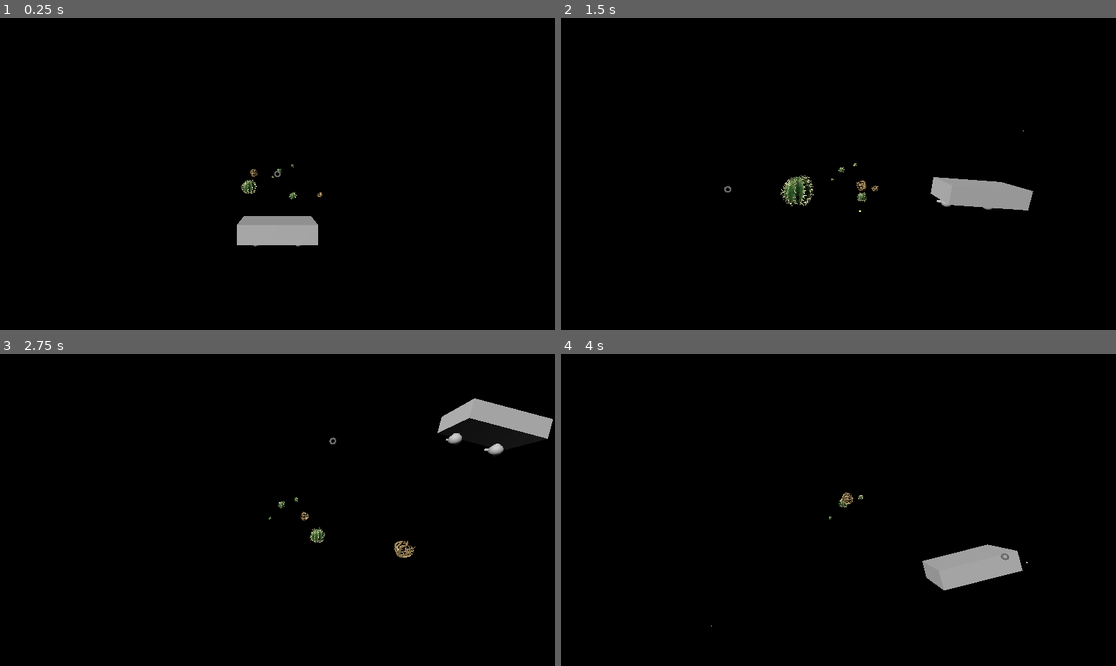
Above: before the commit, frames 1-4 (two rows, left to right).
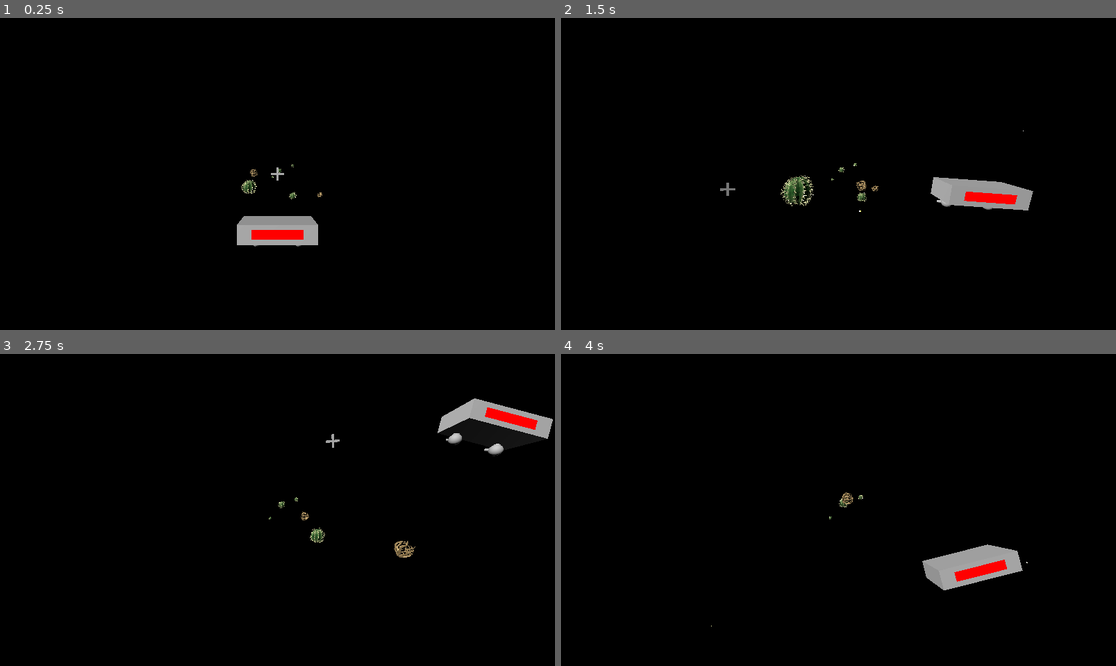
Above: after the commit, the same moments.

Repository: bonkybub/godot_wild_jam_93
Game: Godot game, scene res://Scenes/main.tscn
Same seed, same stepped clock (60 frames per second), same inputs: the game is played once before the commit and once after it.
Inputs (mouse positions are in pixels of both pictures, inside the frame that each line leads up to):
- Up to frame 1 (0.25 s): no input
- Up to frame 2 (1.5 s): move the mouse to (960, 158) at 0.52 s; hold D (roll_right) 0.53-1.28 s; click (960, 158) at 0.6 s; move the mouse to (727, 189) at 1.27 s; hold W (pitch_down) from 1.28 s (still down); click (727, 189) at 1.35 s
- Up to frame 3 (2.75 s): move the mouse to (333, 441) at 2.02 s; release W (pitch_down) at 2.03 s; hold D (roll_right) from 2.03 s (still down); click (333, 441) at 2.1 s
- Up to frame 4 (4 s): move the mouse to (810, 572) at 2.77 s; release D (roll_right) at 2.78 s; hold S (pitch_up) 2.78-3.53 s; click (810, 572) at 2.85 s; move the mouse to (1005, 556) at 3.52 s; hold A (roll_left) from 3.53 s (still down); click (1005, 556) at 3.6 s

The runs differ from the first frame. In frame 1, 0.3% of the frame differs, in the area x 45-55%, y 47-72%; in frame 2, 0.3%; in frame 3, 0.3%, in the area x 58-97%, y 17-31%; in frame 4, 0.3%.

Commit message:
Health Bar
~ Added Health bar and logic
~ organized player script a little, More regions :))

Diff:
--- a/godot-wild-jam-93/Scenes/main.tscn
+++ b/godot-wild-jam-93/Scenes/main.tscn
@@ -22,6 +22,19 @@
 
 [sub_resource type="CylinderMesh" id="CylinderMesh_kry3j"]
 
+[sub_resource type="ViewportTexture" id="ViewportTexture_21xkr"]
+viewport_path = NodePath("Player Mover/Player/Model_Test/HealthBar/SubViewport")
+
+[sub_resource type="StyleBoxFlat" id="StyleBoxFlat_6bp64"]
+bg_color = Color(0.6, 0.6, 0.6, 0.5019608)
+border_width_bottom = 3
+border_color = Color(0.31140125, 0.31140125, 0.31140125, 1)
+
+[sub_resource type="StyleBoxFlat" id="StyleBoxFlat_344ge"]
+bg_color = Color(1, 0, 0, 1)
+border_width_bottom = 3
+border_color = Color(0.7490196, 0, 0, 1)
+
 [sub_resource type="BoxShape3D" id="BoxShape3D_7u77a"]
 size = Vector3(1.9961243, 0.501709, 1)
 
@@ -32,6 +45,8 @@
 no_depth_test = true
 shading_mode = 0
 albedo_color = Color(0.4149491, 0.4149491, 0.4149491, 1)
+
+[sub_resource type="BoxMesh" id="BoxMesh_21xkr"]
 
 [node name="Main" type="Node3D" unique_id=702117852 groups=["enemy"]]
 
@@ -95,6 +110,22 @@
 transform = Transform3D(1, 0, 0, 0, 1.0000006, 0, 0, 0, 1.0000006, 0, 0, -0.836)
 gizmo_extents = 0.16
 
+[node name="HealthBar" type="Sprite3D" parent="Player Mover/Player/Model_Test" unique_id=83223273]
+transform = Transform3D(1, 0, 0, 0, 1, 0, 0, 0, 1, 0, 0, 0.5005493)
+texture = SubResource("ViewportTexture_21xkr")
+
+[node name="SubViewport" type="SubViewport" parent="Player Mover/Player/Model_Test/HealthBar" unique_id=1953284040]
+transparent_bg = true
+size = Vector2i(128, 24)
+
+[node name="ProgressBar" type="ProgressBar" parent="Player Mover/Player/Model_Test/HealthBar/SubViewport" unique_id=307604091]
+offset_right = 128.0
+offset_bottom = 27.0
+theme_override_styles/background = SubResource("StyleBoxFlat_6bp64")
+theme_override_styles/fill = SubResource("StyleBoxFlat_344ge")
+value = 50.0
+show_percentage = false
+
 [node name="CollisionShape3D" type="CollisionShape3D" parent="Player Mover/Player" unique_id=815884888]
 transform = Transform3D(1, 0, 0, 0, 1, 0, 0, 0, 1, 0.001083374, -0.00036621094, 0)
 shape = SubResource("BoxShape3D_7u77a")
@@ -104,8 +135,17 @@
 
 [node name="MeshInstance3D" type="MeshInstance3D" parent="Player Mover/Player/AimReticle" unique_id=619737909]
 transform = Transform3D(0.25, 0, 0, 0, -3.344039e-09, -0.25, 0, 0.076502696, -1.0927847e-08, 0, 0, 0)
+visible = false
 mesh = SubResource("TorusMesh_kry3j")
 surface_material_override/0 = SubResource("StandardMaterial3D_kry3j")
+
+[node name="Vertical" type="MeshInstance3D" parent="Player Mover/Player/AimReticle" unique_id=328988969]
+transform = Transform3D(0.17168099, 0, 0, 0, 1, 0, 0, 0, 0.024954319, 0, 0, 0)
+mesh = SubResource("BoxMesh_21xkr")
+
+[node name="Horizontal" type="MeshInstance3D" parent="Player Mover/Player/AimReticle" unique_id=346728911]
+transform = Transform3D(-7.504414e-09, 0.99999994, 0, -0.17168099, -4.371139e-08, 0, 0, 0, 0.024954319, 0, 0, 0)
+mesh = SubResource("BoxMesh_21xkr")
 
 [node name="Cactus Ball" parent="." unique_id=1430593807 instance=ExtResource("3_8gbba")]
 transform = Transform3D(1, 0, 0, 0, 1, 0, 0, 0, 1, -0.9504727, 1.1827958, -7.5649095)
--- a/godot-wild-jam-93/Scripts/Character/player.gd
+++ b/godot-wild-jam-93/Scripts/Character/player.gd
@@ -16,6 +16,8 @@
 @export var max_pitch_degrees: float = 15.0
 @export var rotation_smooth_speed: float = 6.0
 
+@export var max_health: int = 100
+var current_health: int
 
 @export var aim_plane_distance: float = 10.0
 
@@ -30,19 +32,26 @@
 @onready var gun_right: Node3D = $Model_Test/GunArm_Right/GunBase_Right
 
 @onready var aim_reticle: Node3D = $AimReticle
+
+@onready var health_bar: ProgressBar = $Model_Test/HealthBar/SubViewport/ProgressBar
 #endregion
 
 #region Conditions
 var shoot_from_left: bool = true
-
+var is_dead: bool = false
 #endregion
 
 
-#func _ready() -> void:
+func _ready() -> void:
 	# Keeping this off just to make testing easier
 	#Input.mouse_mode = Input.MOUSE_MODE_CONFINED
 
+	current_health = max_health
+	update_health_bar()
+
 func _physics_process(delta: float) -> void:
+#region Movement
+
 	var input_dir := Input.get_vector("roll_left", "roll_right", "pitch_up", "pitch_down")
 	var direction := Vector3(input_dir.x, input_dir.y, 0).normalized()
 
@@ -59,6 +68,7 @@
 	position.y = clamp(position.y, MIN_Y, MAX_Y)
 
 	update_ship_rotation(input_dir, delta)
+#endregion
 	update_gun_aim()
 	handle_shooting()
 
@@ -70,18 +80,34 @@
 	ship_model.rotation.x = lerp_angle(ship_model.rotation.x, target_pitch, rotation_smooth_speed * delta)
 	ship_model.rotation.z = lerp_angle(ship_model.rotation.z, target_roll, rotation_smooth_speed * delta)
 
-
-
-func handle_shooting() -> void:
-	if Input.is_action_just_pressed("shoot") == false:
+#region Health Stuff
+func take_damage(damage_amount: int) -> void:
+	if is_dead:
 		return
 
-	if shoot_from_left:
-		gun_left.shoot()
-	else:
-		gun_right.shoot()
+	current_health -= damage_amount
+	current_health = clamp(current_health, 0, max_health)
 
-	shoot_from_left = !shoot_from_left
+	print("Player health: ", current_health)
+
+	update_health_bar()
+
+	if current_health <= 0:
+		die()
+
+func update_health_bar() -> void:
+	if health_bar == null:
+		return
+
+	health_bar.max_value = max_health
+	health_bar.value = current_health
+
+func die() -> void:
+	is_dead = true
+	# Will be adding death logic here when we decide what to do
+	print("Player died")
+	queue_free()
+#endregion
 
 #region Gun Stuff
 func update_gun_aim() -> void:
@@ -110,4 +136,16 @@
 
 	return hit_position
 
+
+func handle_shooting() -> void:
+	if Input.is_action_just_pressed("shoot") == false:
+		return
+
+	if shoot_from_left:
+		gun_left.shoot()
+	else:
+		gun_right.shoot()
+
+	shoot_from_left = !shoot_from_left
+
 #endregion
--- a/godot-wild-jam-93/Scripts/Obstacles/obstacle.gd
+++ b/godot-wild-jam-93/Scripts/Obstacles/obstacle.gd
@@ -1,12 +1,14 @@
 class_name Obstacle
 extends Area3D
+
+@export var damage: int = 20
 
 func _on_body_entered(body: Node3D) -> void:
 	# deal damage to player
 	if body is Player:
 		print("player hit")
-		# TODO BAAQIR
-		# should call function to deal damage to player
+		body.take_damage(damage)
+		destroy_obstacle()
 
 func _on_area_entered(area: Area3D) -> void:
 	# destroy if hit
